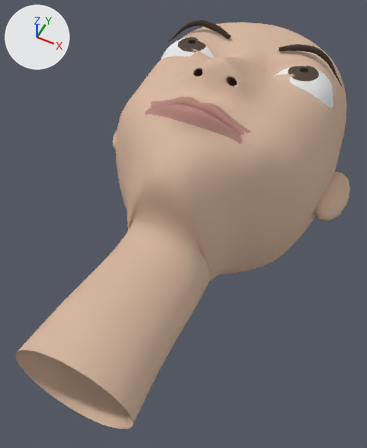
The Blender file development/blender-face/assets/adult-control-cage.blend: old version first, new version second.
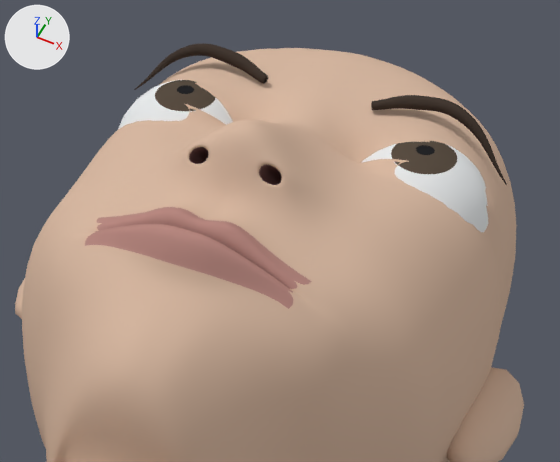
Each version appears first whole from a 50 mm lens placed at (0.107, 1.29, 0.264), pointed at (-0.006, 1.516, -0.019), and next in a close-up on the part from 29% to 100% of the width and 0% to 48% of the height. Every picture has the same lights, and +X, +Y and +Z are marked at upper left. The older version's two pictures come first.

The older version as bpy lines, for what is in view:
```python
ob_brow__1 = bpy.data.objects.new('Brow -1', cu_brow_curve)
ob_brow__1.location = (0.0, 0.0, 0.0)
ob_ear_1 = bpy.data.objects.new('Ear 1', me_sphere_001)
ob_ear_1.location = (0.085, 1.578, -0.004)
ob_ear_1.rotation_euler = (0.0, 0.25, 0.0)  # degrees (0, 14, 0)
ob_ear_1.scale = (0.013, 0.026, 0.01)
ob_original_adult_control_cage = bpy.data.objects.new('Original adult control cage', me_adult_facial_edge_loop_cage)
ob_original_adult_control_cage.location = (0.0, 0.0, 0.0)
# also in view: 'Brow 1' at (0.043, 1.617, 0.074); 'Eye 1' at (0.042, 1.602, 0.051); 'Eye -1' at (-0.042, 1.602, 0.051)
```
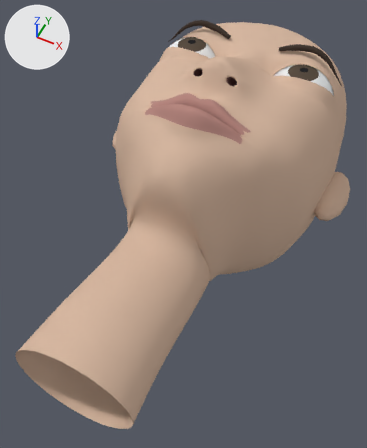
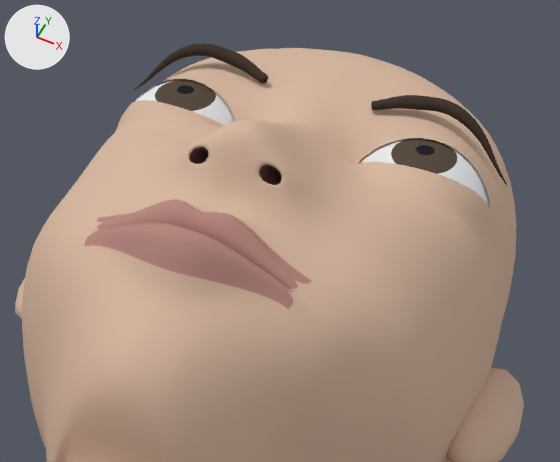
Changed parts and their boxes [x1, y1, x2, y2] in the close-ups (560 x 462 px; the box of a moved part takes in the faces that stretch with it):
'Original adult control cage', reshaped, modifiers changed: [22, 48, 516, 462] in both
part 1 of me_adult_facial_edge_loop_cage, moved or reshaped: [89, 77, 498, 289] in both
part 2 of me_adult_facial_edge_loop_cage, moved or reshaped: before [85, 196, 322, 358]; after [84, 195, 322, 358]

What the commit changed:
me_adult_facial_edge_loop_cage is used by ob_original_adult_control_cage; location (0.0, 0.0, 0.0).
me_adult_facial_edge_loop_cage had 304 vertices, 268 faces and spanned x 0.0..0.085, y 1.368..1.714, z -0.107..0.102.
me_adult_facial_edge_loop_cage now has 304 vertices, 271 faces and spans x 0.0..0.085, y 1.368..1.714, z -0.107..0.102.
me_adult_facial_edge_loop_cage part 1: 24 vertices moved from x 0.024..0.064, y 1.583..1.609, z 0.064..0.076 to x 0.024..0.064, y 1.578..1.611, z 0.064..0.076.
me_adult_facial_edge_loop_cage part 2: 15 vertices moved from x 0.0..0.019, y 1.504..1.528, z 0.075..0.09 to x 0.0..0.019, y 1.5..1.531, z 0.074..0.092.
Object 'Original adult control cage' (ob_original_adult_control_cage) gains a SHRINKWRAP modifier named 'Eyelid globe clearance -1'.
Modifier setting: wrap_mode = 'OUTSIDE'.
Modifier setting: target = ob_eye__1.
Modifier setting: offset = 0.00065.
Object 'Original adult control cage' (ob_original_adult_control_cage) gains a SHRINKWRAP modifier named 'Eyelid globe clearance 1'.
Modifier setting: wrap_mode = 'OUTSIDE'.
Modifier setting: target = ob_eye_1.
Modifier setting: offset = 0.00065.
